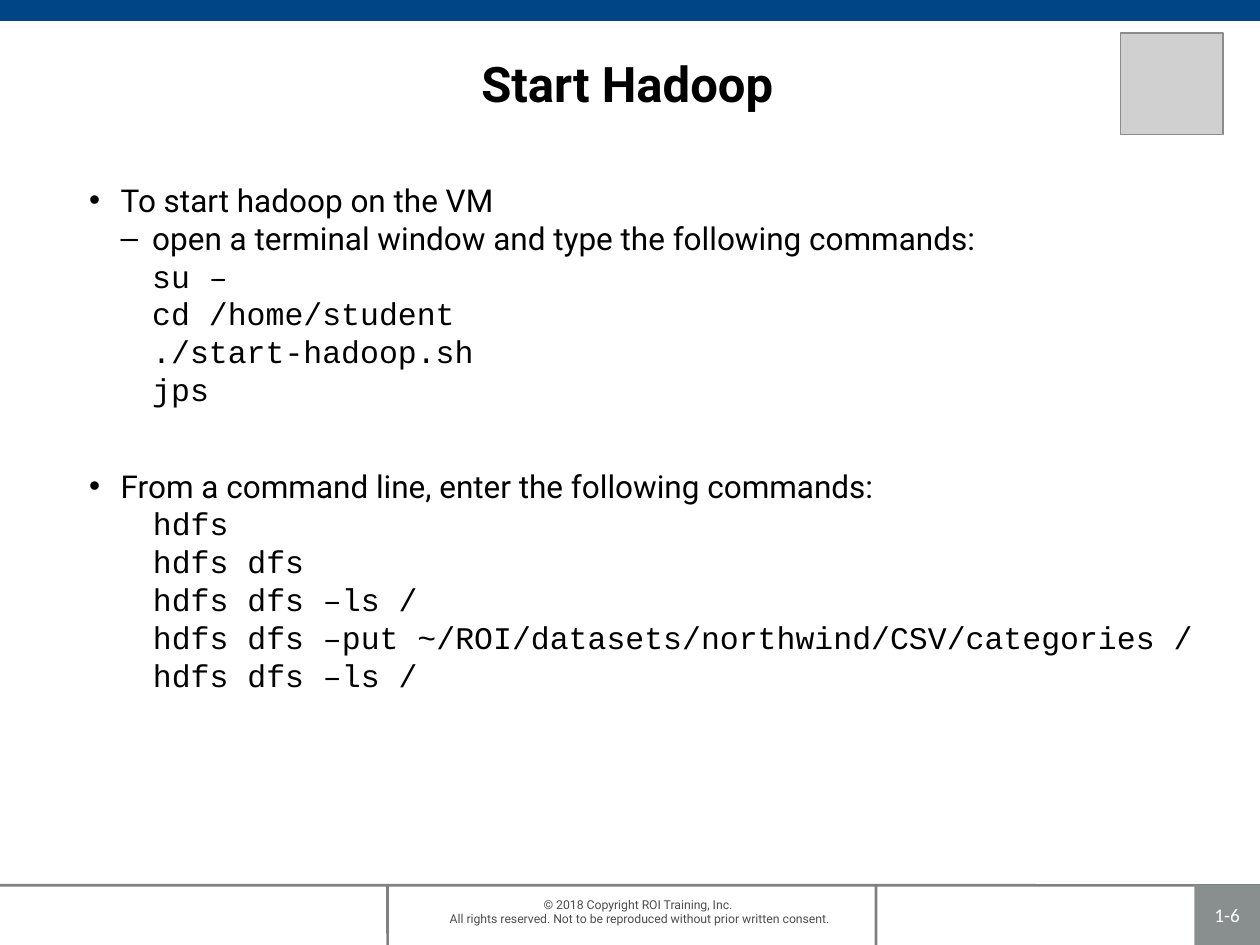
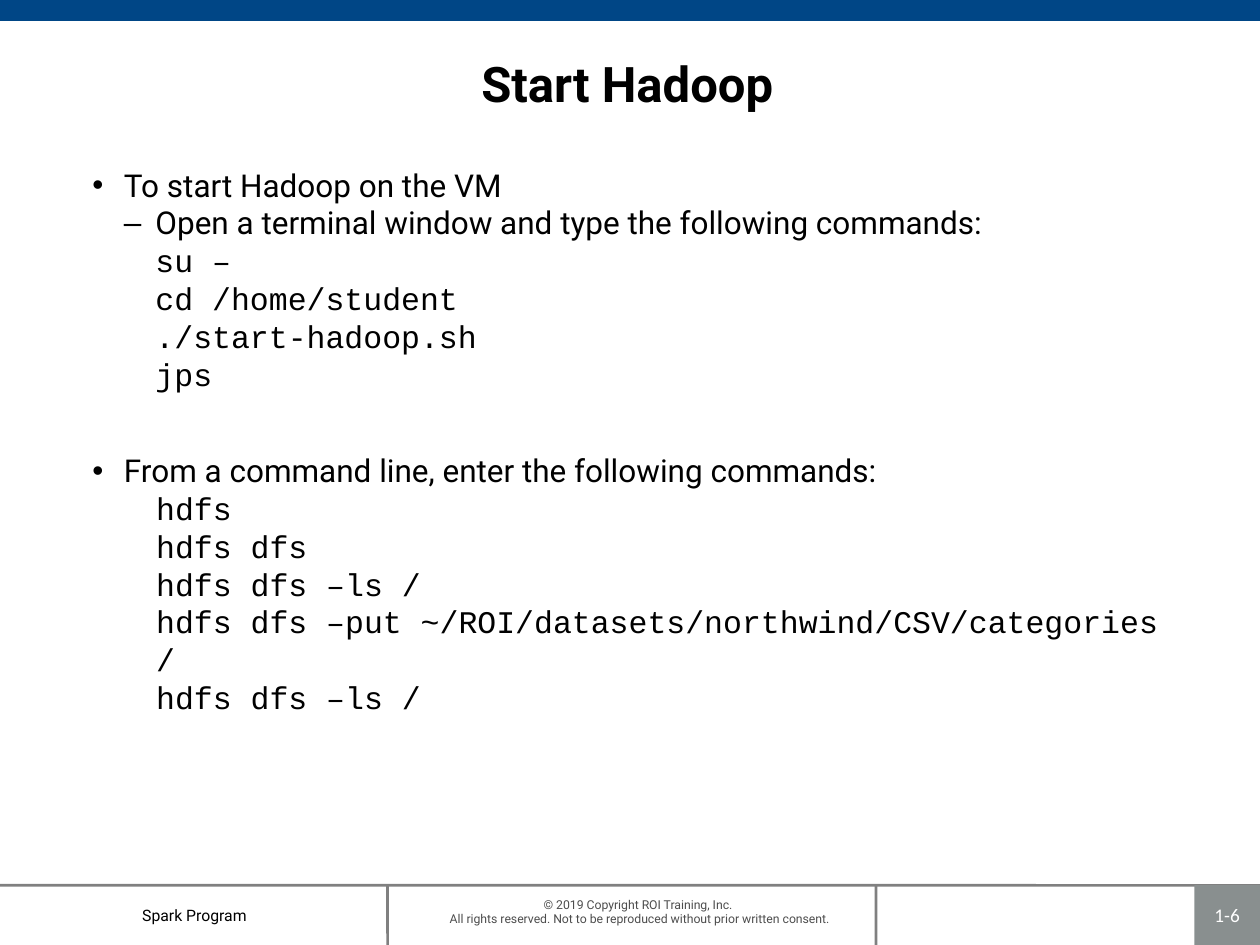
Before and after one commit to roitraining/SparkProgram, a slide deck: slide 6 of Day1/Ch01 HDFS.pptx. Drawn at 1260x945 pixels with LibreOffice and Linux fonts; fonts in the diff are those of the drawing; grey boxes stand for pictures; background and template pictures are left out. Boxes give left, top, right and bottom in pixels: in the first picture for what was removed or moved away, otherwise in the second. Text is boxed around its words. In the diff, an @@ line names an element or a change of style, - is before the commit and + after.

```diff
--- a/Day1/Ch01 HDFS.pptx
+++ b/Day1/Ch01 HDFS.pptx
@@ picture removed at [1120,33,1222,135] @@
@@ text "To start Hadoop on the ...": place and size @@
-text "To start Hadoop on the ..." at [121,188,1154,688]
+text "To start Hadoop on the ..." at [124,173,1158,710]
@@ text at [124,173,982,241]: text changed @@
-• To start hadoop on the VM
-  – open a terminal window and type the following commands:
+• To start Hadoop on the VM
+  – Open a terminal window and type the following commands:
@@ text added at [142,909,246,925], 9 pt, text #000000 @@
+Spark Program
```
Also in this commit, not shown: 7 other slides changed, 1 other file.
